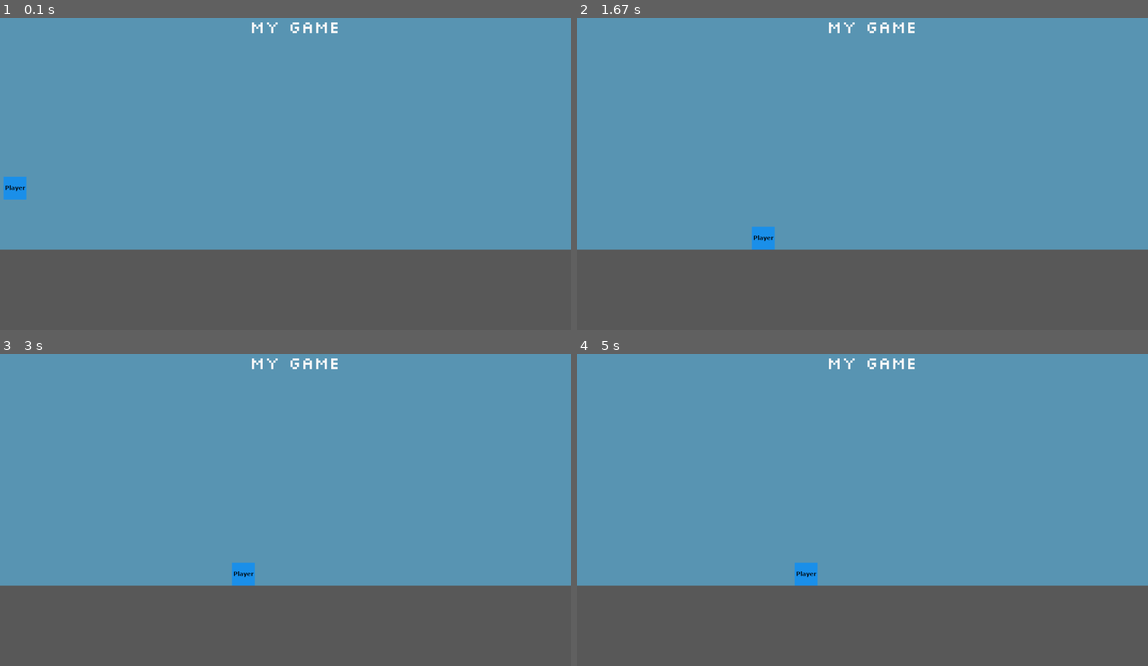
Above: before the commit, frames 1-4 (two rows, left to right).
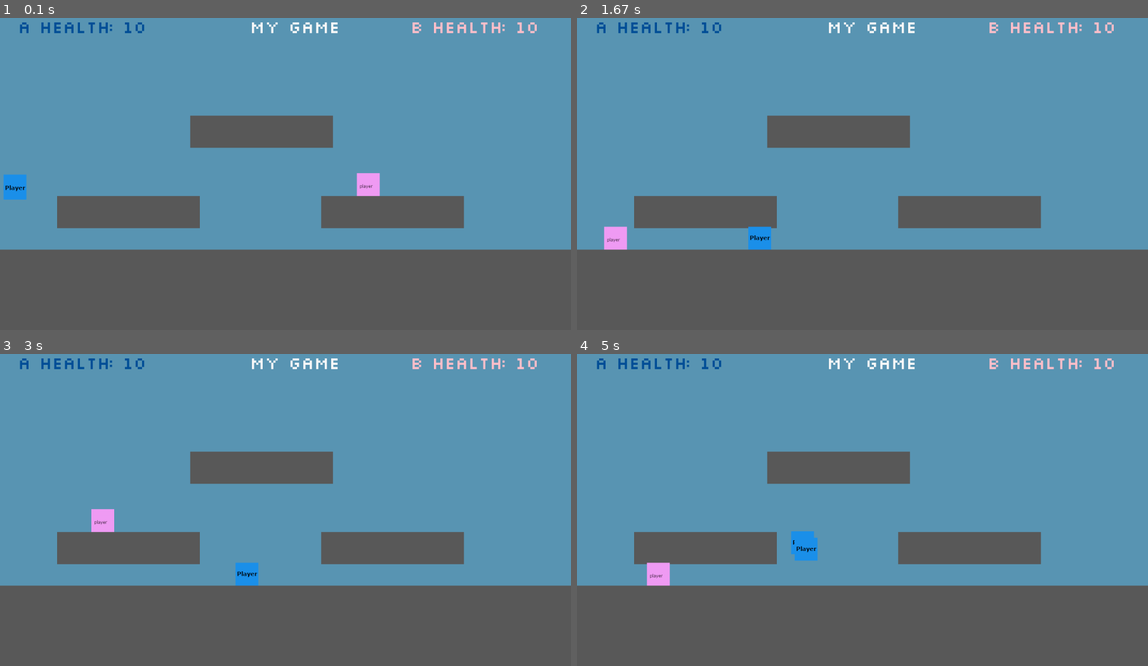
Above: after the commit, the same moments.

Repository: PUSH-YA/pygame_trial
Game: pygame game, started from my_game.py
Same seed, same stepped clock (60 frames per second), same inputs: the game is played once before the commit and once after it.
Inputs:
- Up to frame 1 (0.1 s): no input
- Up to frame 2 (1.67 s): hold Shift 0.33-0.8 s; hold Right 0.33-0.8 s; hold Page Down 0.83-1.3 s; hold Right 0.83-1.3 s; hold D 0.83-1.3 s; hold Right from 1.33 s (still down); hold D from 1.33 s (still down)
- Up to frame 3 (3 s): release Right at 1.8 s; release D at 1.8 s; hold Up 1.83-2.13 s; hold W 1.83-2.13 s; hold Right 2.17-2.63 s; hold D 2.17-2.63 s; hold Left from 2.67 s (still down); hold A from 2.67 s (still down)
- Up to frame 4 (5 s): release Left at 3.2 s; release A at 3.2 s; hold Left 3.23-3.63 s; hold A 3.23-3.63 s; hold Shift 3.67-4.03 s; hold Up 3.67-4.03 s; hold W 3.67-4.03 s; hold Right from 4.47 s (still down); hold D from 4.47 s (still down)

The runs differ from the first frame. In frame 1, 8.7% of the frame differs, in the area x 0-94%, y 1-68%; in frame 2, 8.8%; in frame 3, 8.8%; in frame 4, 9.4%, in the area x 3-94%, y 1-75%.

Commit message:
added game mechanic and loop

Diff:
--- a/my_game.py
+++ b/my_game.py
@@ -3,7 +3,7 @@
 
 #init & global var
 pygame.init()
-gravity = 3
+gravity = 1
 
 #create window
 WIDTH = 1600
@@ -20,33 +20,83 @@
 sky_img.fill((90,150,180))
 text_surface = font.render('My Game', False, (250, 250, 250))
 
+#playerA (64 x 64)
+playerA_img = pygame.image.load('game_images/player/player.png').convert_alpha() #TODO: FORALL imported imgs
+playerA_rect = playerA_img.get_rect(topleft = (10,HEIGHT/2))
+playerA_health = 10
+playerA_speed = 10
+playerA_gravity = 0
+playerA_jump = 20
+playerA_attack = False
+global facing_rightA
+facing_rightA = True
+
+#weapon
+weaponA_img = pygame.Surface((64,32))
+weaponA_img.fill('Pink')
+weaponA_timer = 20
+
+
+#playerB
+playerB_img = pygame.image.load('game_images/player/player2.png').convert_alpha() #TODO: FORALL imported imgs
+playerB_rect = playerB_img.get_rect(topleft = (1000,HEIGHT/2))
+playerB_health = 10
+playerB_speed = 10
+playerB_gravity = 0
+playerB_jump = 20
+playerB_attack = False
+global facing_rightB
+facing_rightB = True
+
+#weaponB
+weaponB_img = pygame.Surface((64,32))
+weaponB_img.fill('Pink')
+weaponB_timer = 20
+
+
+
 #ground
 ground_img = pygame.Surface((WIDTH, HEIGHT*1/4))
 ground_img.fill((90,90,90))
 ground_rect = ground_img.get_rect(topleft = (0,HEIGHT*3/4))
 
-#player (64 x 64)
-player_img = pygame.image.load('game_images/player/player.png').convert_alpha() #TODO: FORALL imported imgs
-player_rect = player_img.get_rect(topleft = (10,HEIGHT/2))
-player_speed = 10
-player_gravity = 0
+float_ground1_img = pygame.Surface((WIDTH/4, HEIGHT*1/10))
+float_ground1_img.fill((90,90,90))
+float_ground1_rect = float_ground1_img.get_rect(topleft = (WIDTH/10,HEIGHT*3/4-150))
+
+float_ground2_img = pygame.Surface((WIDTH/4, HEIGHT*1/10))
+float_ground2_img.fill((90,90,90))
+float_ground2_rect = float_ground2_img.get_rect(topleft = (WIDTH*1/3,HEIGHT*2/6))
+
+float_ground3_img = pygame.Surface((WIDTH/4, HEIGHT*1/10))
+float_ground3_img.fill((90,90,90))
+float_ground3_rect = float_ground3_img.get_rect(topleft = (900,HEIGHT*3/4-150))
+
 
 #game functions
 def game_restart():
-    player_rect.x, player_rect.y = 10, HEIGHT/2
-
-def play_again():
+    playerA_rect.x, playerA_rect.y = 10, HEIGHT/2
+    global playerA_health; playerA_health = 10
+    playerB_rect.x, playerB_rect.y = 1000, HEIGHT/2
+    global playerB_health; playerB_health  = 10
+
+def play_again(player):
+    if player == 1: winner = "player A WON"; winner_color = (0,79,152)
+    else: winner = "player B WON"; winner_color = 'pink'
+    winner_text = font.render(winner, 13, (255,255,255))
     play_again = font.render('Play again?', 13, (255,255,255))
-    play_againx = WIDTH / 2 - play_again.get_width() / 2
-    play_againy = HEIGHT / 2 - play_again.get_height() / 2
-    play_againx_size = play_again.get_width()
-    play_againy_size = play_again.get_height()
-    pygame.draw.rect(screen, (10, 10, 10), ((play_againx - 5, play_againy - 5),
+    play_againx = WIDTH / 2 - min(play_again.get_width() / 2 , winner_text.get_width() / 2)
+    play_againy = HEIGHT / 2 - (play_again.get_height() / 2 + winner_text.get_height() / 2)
+    play_againx_size = max(play_again.get_width(),winner_text.get_width())
+    play_againy_size = (play_again.get_height() + winner_text.get_height()+ 20)
+    print(play_againx_size, play_againy_size)
+    pygame.draw.rect(screen, winner_color, ((play_againx - 20, play_againy - 20),
                                                (play_againx_size + 10, play_againy_size +
                                                 10)))
-
+    screen.blit(winner_text, (WIDTH / 2 - winner_text.get_width() / 2,
+                       HEIGHT / 2 -30 - winner_text.get_height() / 2))
     screen.blit(play_again, (WIDTH / 2 -play_again.get_width() / 2,
-                       HEIGHT / 2 - play_again.get_height() / 2))
+                       HEIGHT / 2 + 30 - play_again.get_height() / 2 ))
 
     clock = pygame.time.Clock()
     pygame.display.flip()
@@ -67,12 +117,23 @@
                         print("play again")
                         game_restart()
 
-def player_move(keys):
-        if keys[pygame.K_d]: player_rect.x += player_speed
-        if keys[pygame.K_a]: player_rect.x -= player_speed
+def playerA_move(keys):
+        global facing_rightA
+        if keys[pygame.K_d]: playerA_rect.x += playerA_speed; facing_rightA = True
+        if keys[pygame.K_a]: playerA_rect.x -= playerA_speed; facing_rightA = False
+
+def playerB_move(keys):
+        global facing_rightB
+        if keys[pygame.K_RIGHT]: playerB_rect.x += playerB_speed; facing_rightB = True
+        if keys[pygame.K_LEFT]: playerB_rect.x -= playerB_speed; facing_rightB = False
+
 
 def ground_contact(obj_rect):
-    return obj_rect.bottom >= HEIGHT*3/4
+    if obj_rect.bottom >= ground_rect.top and obj_rect.right >= ground_rect.left and obj_rect.left <= ground_rect.right: return 1
+    elif (obj_rect.bottom >= float_ground1_rect.top) and (obj_rect.right >= float_ground1_rect.left) and (obj_rect.left <= float_ground1_rect.right) and (obj_rect.top <= float_ground1_rect.top): return 2
+    elif (obj_rect.bottom >= float_ground2_rect.top) and (obj_rect.right >= float_ground2_rect.left) and (obj_rect.left <= float_ground2_rect.right) and (obj_rect.top <= float_ground2_rect.top): return 3
+    elif (obj_rect.bottom >= float_ground3_rect.top) and (obj_rect.right >= float_ground3_rect.left) and (obj_rect.left <= float_ground3_rect.right) and (obj_rect.top <= float_ground3_rect.top): return 4
+    else: return -1
 
 while True:
     for event in pygame.event.get():
@@ -80,29 +141,102 @@
             pygame.quit()
             exit()                      # quit system after pygame
         if event.type == pygame.KEYDOWN:
-            if (event.key == pygame.K_w and ground_contact(player_rect)):
-                    player_gravity = -20
+            if (event.key == pygame.K_w and (ground_contact(playerA_rect)> 0)):
+                    playerA_gravity = -playerA_jump
+            if (event.key == pygame.K_LSHIFT):
+                playerA_attack = True
+            if (event.key == pygame.K_UP and (ground_contact(playerB_rect)> 0)):
+                playerB_gravity = -playerB_jump
+            if (event.key == pygame.K_PAGEDOWN or event.key == pygame.K_PAGEUP):
+                playerB_attack = True
 
     #draw surfaces
     screen.blit(sky_img,(0,0))
     screen.blit(ground_img,ground_rect)
+    screen.blit(float_ground1_img, float_ground1_rect)
+    screen.blit(float_ground2_img, float_ground2_rect)
+    screen.blit(float_ground3_img, float_ground3_rect)
     screen.blit(text_surface, (WIDTH/2-100, 30))
-
-    #player
-    # if player_rect.colliderect(): #TODO
-        # play_again()
-    player_move(pygame.key.get_pressed())
-    player_gravity += 1
-    player_rect.y += player_gravity
-    if player_rect.right < 0: player_rect.left = WIDTH
-    if player_rect.left > WIDTH: player_rect.right = 0
+    screen.blit(playerA_img, playerA_rect)
+    screen.blit(playerB_img, playerB_rect)
+
+    #player health
+    playerA_health_str ="A health: " + str(int(playerA_health))
+    playerA_health_text = font.render(playerA_health_str, False, (0,79,152))
+    screen.blit(playerA_health_text, (50, 30))
+    playerB_health_str = "B health: " + str(int(playerB_health))
+    playerB_health_text = font.render(playerB_health_str, False, 'pink')
+    screen.blit(playerB_health_text, (WIDTH-450, 30))
+
+    #playerA
+    playerA_move(pygame.key.get_pressed())
+    playerA_gravity += gravity
+    playerA_rect.y += playerA_gravity
+    if playerA_rect.right < 0: playerA_rect.left = WIDTH
+    if playerA_rect.left > WIDTH: playerA_rect.right = 0
+
     ##bouncy effect
-    if ground_contact(player_rect):
-        player_rect.bottom = HEIGHT*3/4
-        screen.blit(player_img, player_rect)
+    ground_num = ground_contact(playerA_rect)
+    if ground_num > 0: playerA_gravity -= gravity; playerA_rect.y -= playerA_gravity # normal force
+
+    # 1 is ground; 2 is float_grnd1; 3 is float_grnd2; 4 is float_grnd3
+    if ground_num == 1:
+        playerA_rect.bottom = ground_rect.top
+    elif ground_num == 2:
+        playerA_rect.bottom = float_ground1_rect.top
+    elif ground_num == 3:
+        playerA_rect.bottom = float_ground2_rect.top
+    elif ground_num == 4:
+        playerA_rect.bottom = float_ground3_rect.top
     else:
-        player_img_jump = pygame.transform.scale(player_img, (64,64-min(player_gravity*2,0)))
-        screen.blit(player_img_jump, player_rect)
+        playerA_img_jump = pygame.transform.scale(playerA_img, (64,64-min(playerA_gravity*1.75,0)))
+        screen.blit(playerA_img_jump, playerA_rect)
+
+    if playerA_attack:
+        if facing_rightA: weaponA_rect = weaponA_img.get_rect(topleft=(playerA_rect.right, playerA_rect.top+15))
+        else: weaponA_rect = weaponA_img.get_rect(topright=(playerA_rect.left, playerA_rect.top+15))
+        screen.blit(weaponA_img, weaponA_rect)
+        weaponA_timer -= 1
+        if weaponA_rect.colliderect(playerB_rect): playerB_health -= 0.1
+        if weaponA_timer <= 0: playerA_attack = False; weaponA_timer = 20
+
+    #playerB
+    playerB_move(pygame.key.get_pressed())
+    playerB_gravity += gravity
+    playerB_rect.y += playerB_gravity
+    if playerB_rect.right < 0: playerB_rect.left = WIDTH
+    if playerB_rect.left > WIDTH: playerB_rect.right = 0
+
+    ##bouncy effect
+    ground_num = ground_contact(playerB_rect)
+    if ground_num > 0: playerB_gravity -= gravity; playerB_rect.y -= playerB_gravity # normal force
+
+    # 1 is ground; 2 is float_grnd1; 3 is float_grnd2; 4 is float_grnd3
+    if ground_num == 1:
+        playerB_rect.bottom = ground_rect.top
+    elif ground_num == 2:
+        playerB_rect.bottom = float_ground1_rect.top
+    elif ground_num == 3:
+        playerB_rect.bottom = float_ground2_rect.top
+    elif ground_num == 4:
+        playerB_rect.bottom = float_ground3_rect.top
+    else:
+        playerB_img_jump = pygame.transform.scale(playerB_img, (64,64-min(playerB_gravity*1.75,0)))
+        screen.blit(playerB_img_jump, playerB_rect)
+
+
+    if playerB_attack:
+        if facing_rightB: weaponB_rect = weaponB_img.get_rect(topleft=(playerB_rect.right, playerB_rect.top+15))
+        else: weaponB_rect = weaponB_img.get_rect(topright=(playerB_rect.left, playerB_rect.top+15))
+        screen.blit(weaponB_img, weaponB_rect)
+        weaponB_timer -= 1
+        if weaponB_rect.colliderect(playerA_rect): playerA_health -= 0.1
+        if weaponB_timer <= 0: playerB_attack = False; weaponB_timer = 20
+
+    if playerB_health <= 0:
+        play_again(1)
+    elif playerA_health <= 0:
+        play_again(2)
 
 
     pygame.display.update()
Binary file added: game_images/player/player2.png
Not shown, added: game_images/player/player2.xcf
